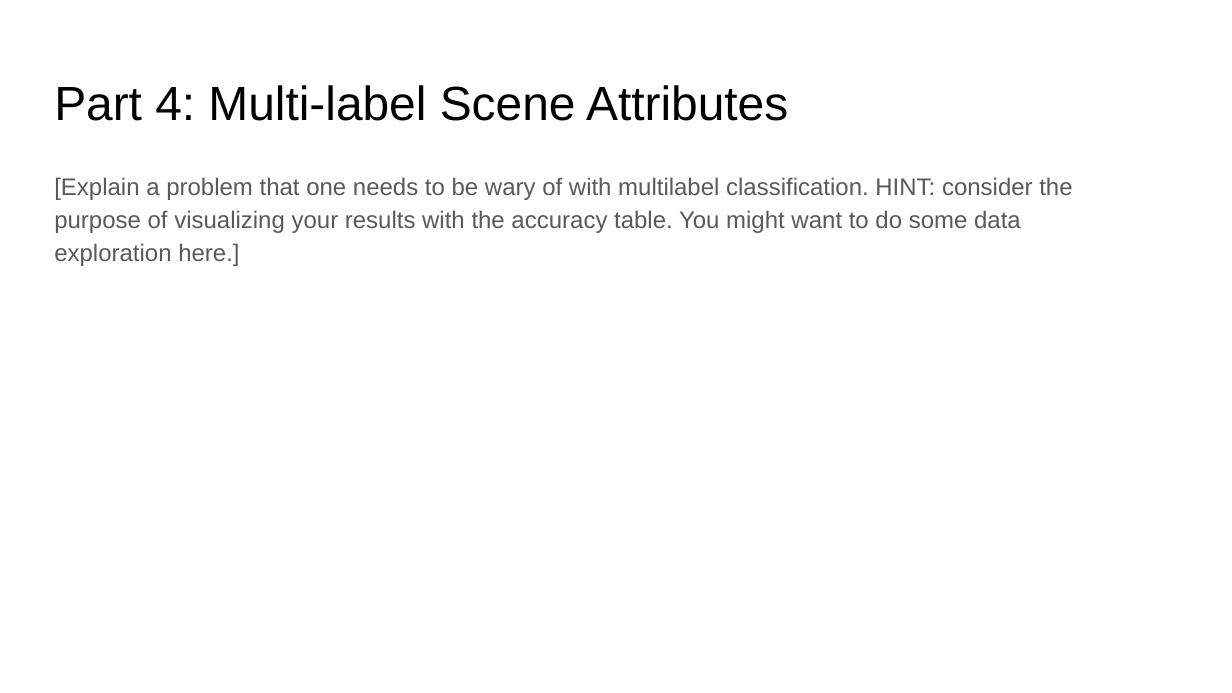
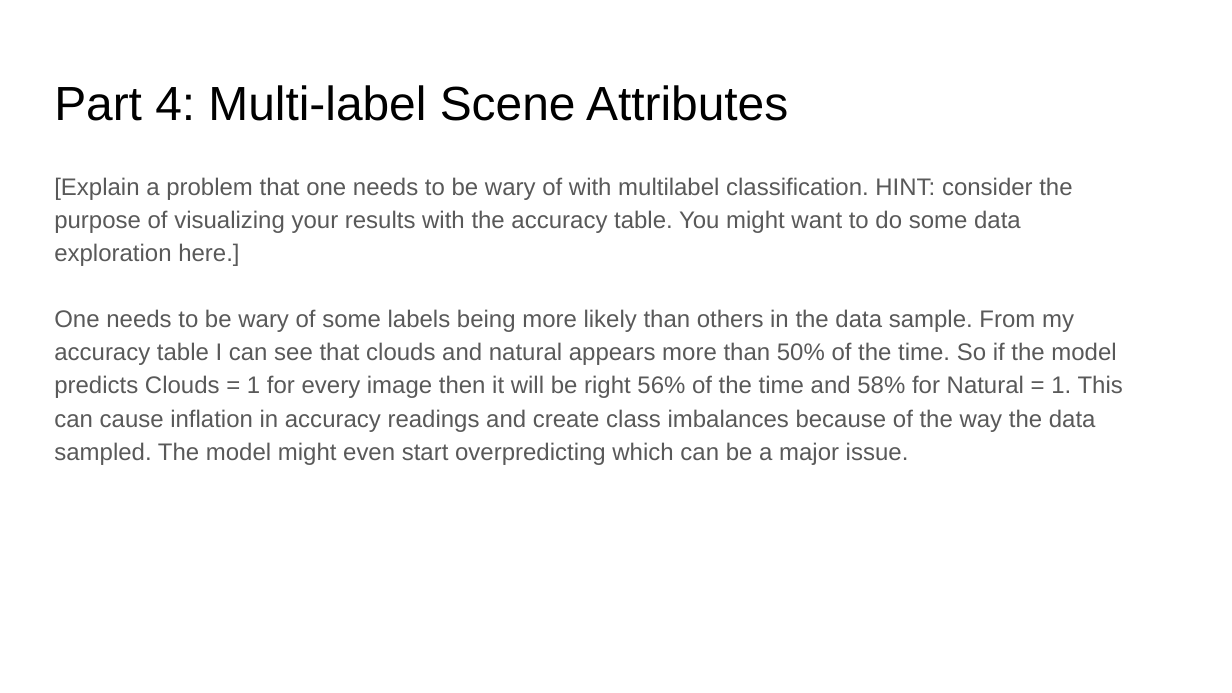
Before and after one commit to anirudh-arunkumar/ComputerVision, a slide deck: slide 14 of project-3-main/docs/proj3_report.pptx. Drawn at 1232x693 pixels with LibreOffice and Linux fonts; fonts in the diff are those of the drawing. Boxes give left, top, right and bottom in pixels: in the first picture for what was removed or moved away, otherwise in the second. Text is boxed around its words. In the diff, an @@ line names an element or a change of style, - is before the commit and + after.

```diff
--- a/project-3-main/docs/proj3_report.pptx
+++ b/project-3-main/docs/proj3_report.pptx
@@ text at box(54, 309, 1123, 465): paragraph added @@
+One needs to be wary of some labels being more likely than others in the data sample. From my accuracy table I can see that clouds and natural appears more than 50% of the time. So if the model predicts Clouds = 1 for every image then it will be right 56% of the time and 58% for Natural = 1. This can cause inflation in accuracy readings and create class imbalances because of the way the data sampled. The model might even start overpredicting which can be a major issue.
```
Also in this commit, not shown: 12 other slides changed, 1 slide added, 1 slide removed, 14 other files.
